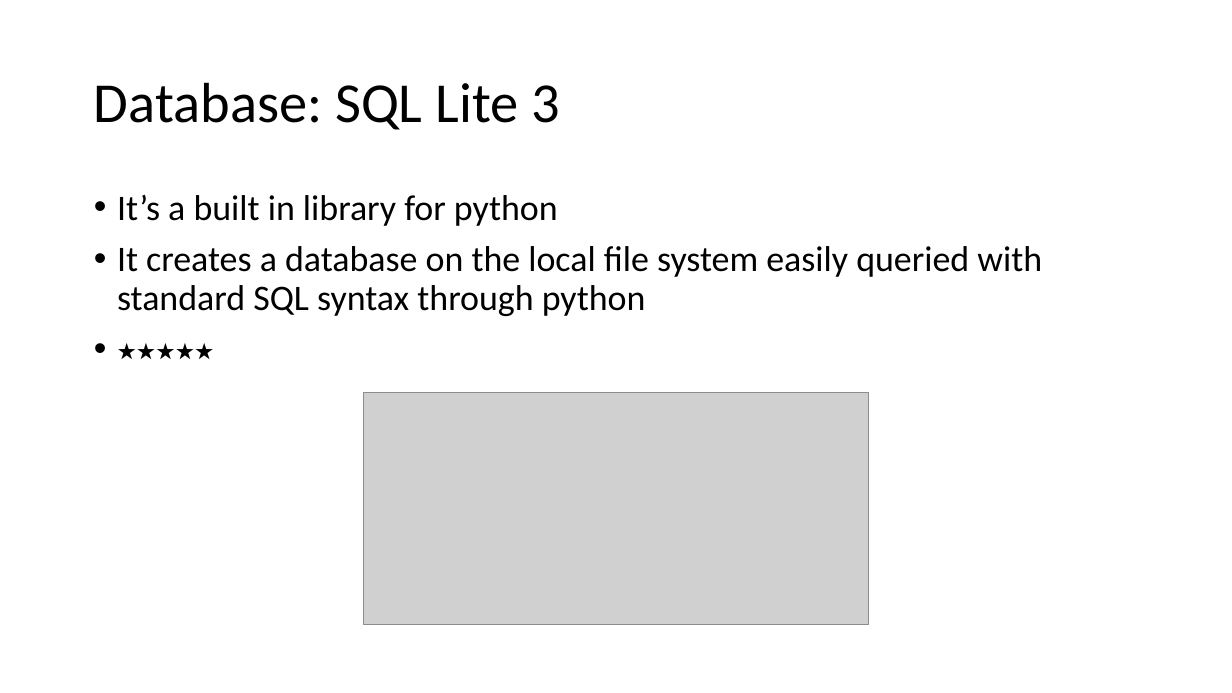
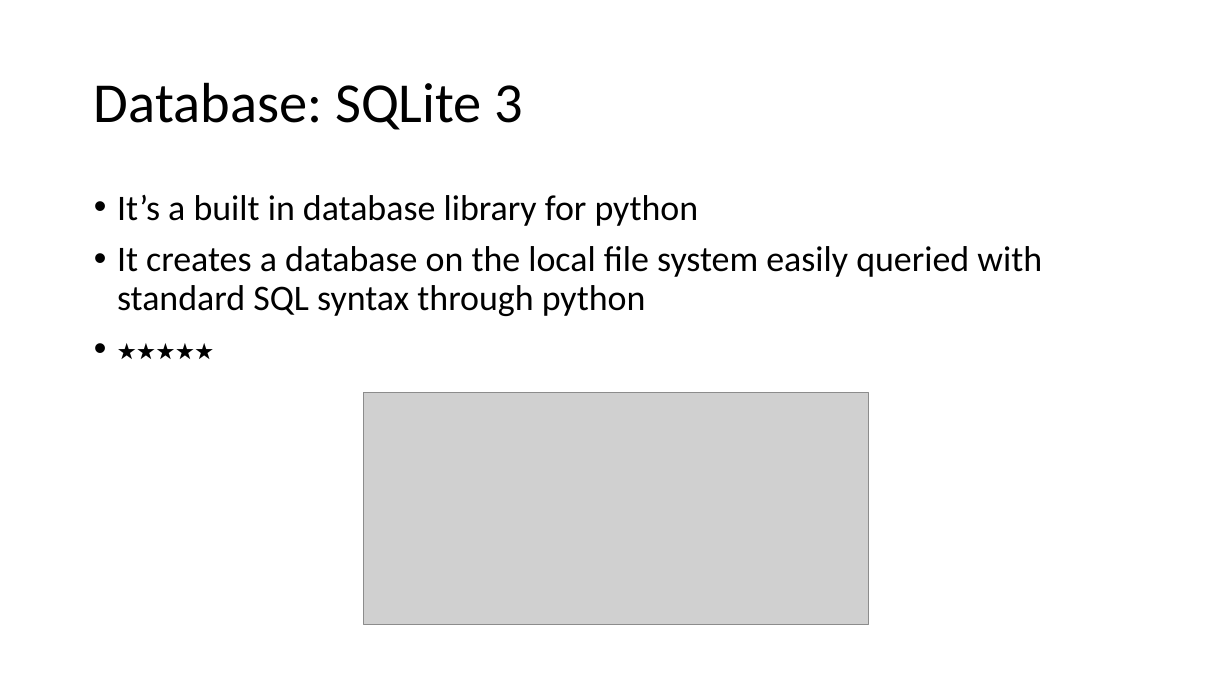
Before and after one commit to jjh68069/3308_Project, a slide deck: slide 5 of Documentation/ProjectPart5.pptx. Drawn at 1232x693 pixels with LibreOffice and Linux fonts; fonts in the diff are those of the drawing; grey boxes stand for pictures. Boxes give left, top, right and bottom in pixels: in the first picture for what was removed or moved away, otherwise in the second. Text is boxed around its words. In the diff, an @@ line names an element or a change of style, - is before the commit and + after.

```diff
--- a/Documentation/ProjectPart5.pptx
+++ b/Documentation/ProjectPart5.pptx
@@ title at [94,82,524,130]: text changed @@
-Database: SQL Lite 3
+Database: SQLite 3
@@ text at [117,194,699,226]: text changed @@
-• It’s a built in library for python
+• It’s a built in database library for python
```
Also in this commit, not shown: 8 other slides changed, 2 other files.
